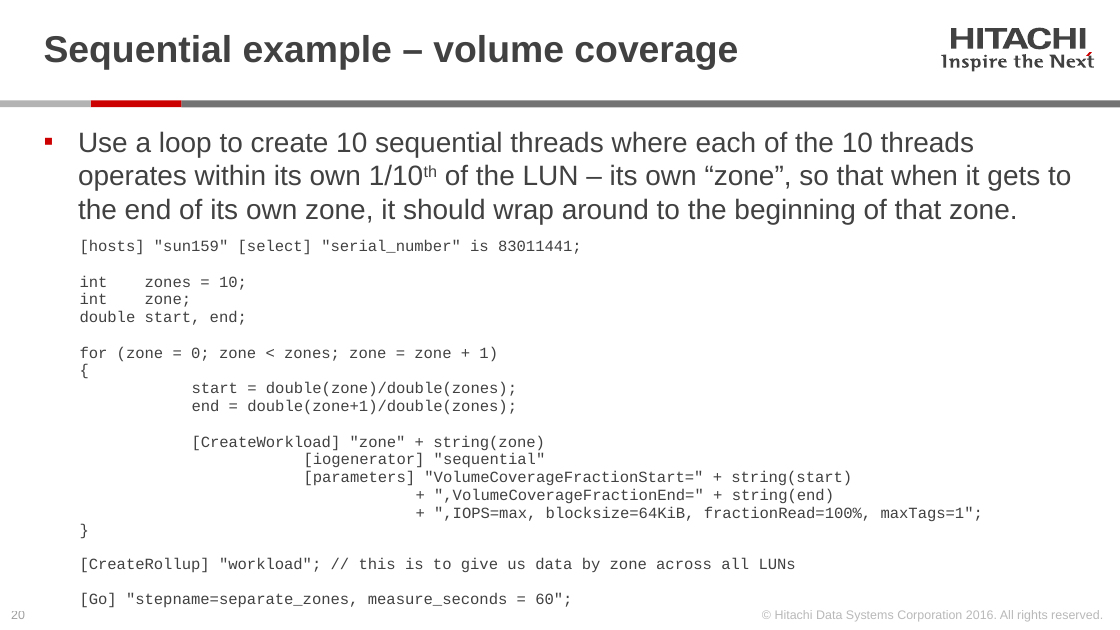
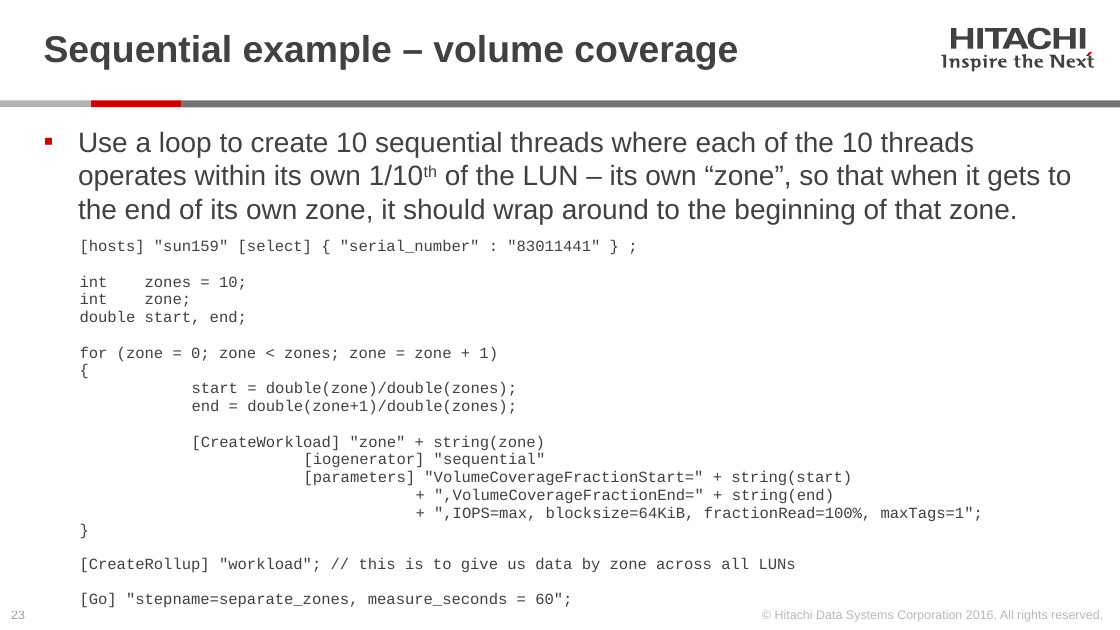
Before and after one commit to Hitachi-Data-Systems/ivy, a slide deck: slide 23 of doc/Programming ivy reference - 2 of 2 - ivy engine.pptx (slide 20 before the commit). Drawn at 1120x630 pixels with LibreOffice and Linux fonts; fonts in the diff are those of the drawing. Boxes give left, top, right and bottom in pixels: in the first picture for what was removed or moved away, otherwise in the second. Text is boxed around its words. In the diff, an @@ line names an element or a change of style, - is before the commit and + after.

Commit message:
position for ivy engine control API to use JSON format for select clauses in ivyscript

```diff
--- a/doc/Programming ivy reference - 2 of 2 - ivy engine.pptx
+++ b/doc/Programming ivy reference - 2 of 2 - ivy engine.pptx
@@ text at [80,240,983,521]: text changed @@
-  [hosts] "sun159" [select] "serial_number" is 83011441;
-  int zones = 10;
-  int zone;
-  double start, end;
-  for (zone = 0; zone < zones; zone = zone + 1)
-  {
-  start = double(zone)/double(zones);
-  end = double(zone+1)/double(zones);
-  [CreateWorkload] "zone" + string(zone)
-  [iogenerator] "sequential"
-  [parameters] "VolumeCoverageFractionStart=" + string(start)
-  + ",VolumeCoverageFractionEnd=" + string(end)
-  + ",IOPS=max, blocksize=64KiB, fractionRead=100%, maxTags=1";
-  }
+  [hosts] "sun159" [select] { "serial_number" : "83011441" } ;
+  int zones = 10;
+  int zone;
+  double start, end;
+  for (zone = 0; zone < zones; zone = zone + 1)
+  {
+  start = double(zone)/double(zones);
+  end = double(zone+1)/double(zones);
+  [CreateWorkload] "zone" + string(zone)
+  [iogenerator] "sequential"
+  [parameters] "VolumeCoverageFractionStart=" + string(start)
+  + ",VolumeCoverageFractionEnd=" + string(end)
+  + ",IOPS=max, blocksize=64KiB, fractionRead=100%, maxTags=1";
+  }
@@ page number at [11,611,25,619]: text changed @@
-20
+23
```
Also in this commit, not shown: 8 other slides changed, 3 slides added, 3 other files.
